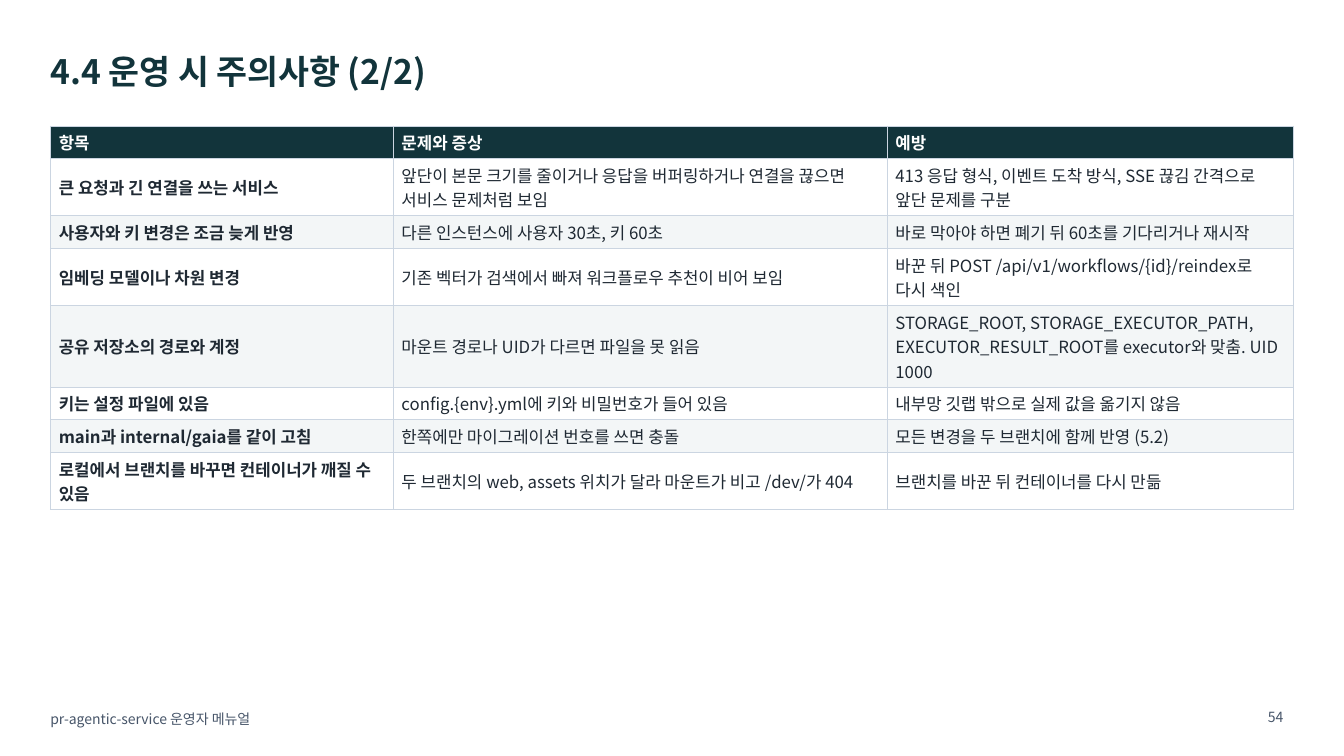
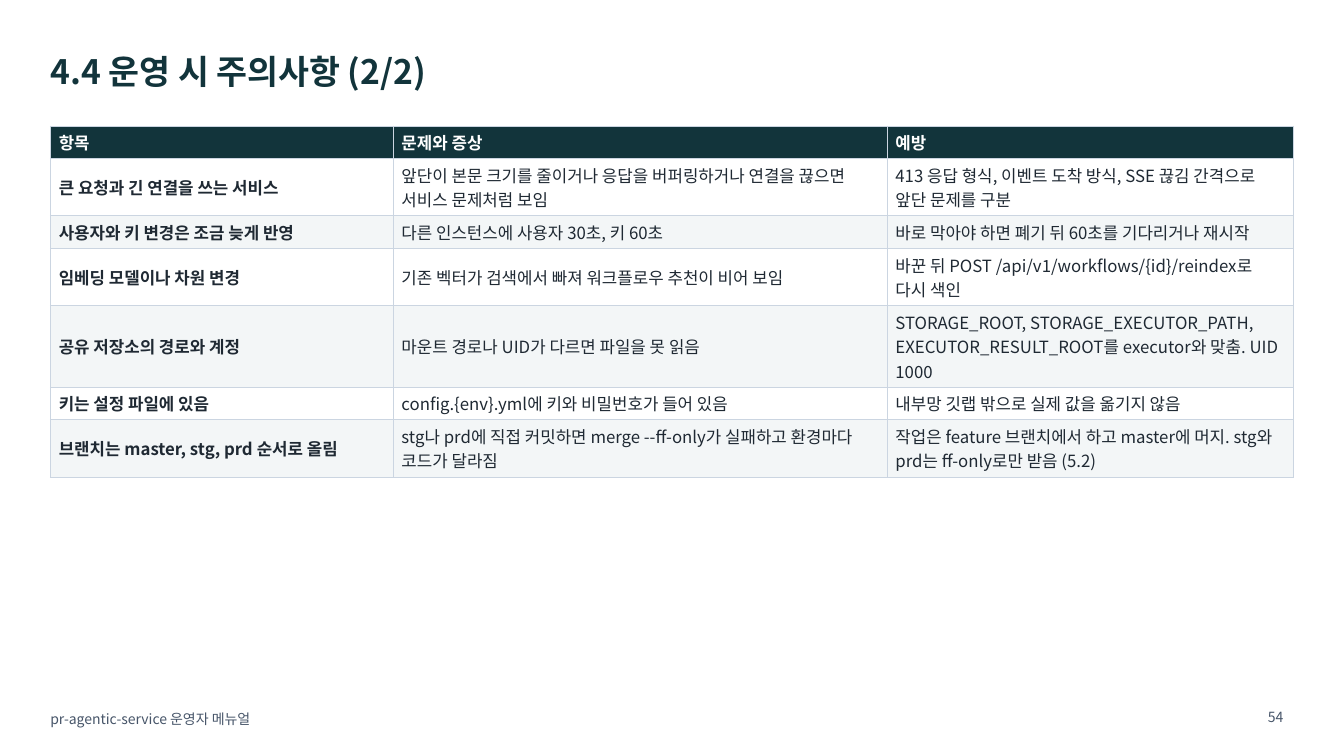
Before and after one commit to KimHwaJin/pr-agentic-service, a slide deck: slide 54 of docs/deliverables/08-operator-manual.pptx. Drawn at 1344x756 pixels with LibreOffice and Linux fonts; fonts in the diff are those of the drawing. Boxes give left, top, right and bottom in pixels: in the first picture for what was removed or moved away, otherwise in the second. Text is boxed around its words. In the diff, an @@ line names an element or a change of style, - is before the commit and + after.

```diff
--- a/docs/deliverables/08-operator-manual.pptx
+++ b/docs/deliverables/08-operator-manual.pptx
@@ table at [50,126,1294,475] @@
-row 7: main과 internal/gaia를 같이 고침 | 한쪽에만 마이그레이션 번호를 쓰면 충돌 | 모든 변경을 두 브랜치에 함께 반영 (5.2)
-row 8: 로컬에서 브랜치를 바꾸면 컨테이너가 깨질 수 있음 | 두 브랜치의 web, assets 위치가 달라 마운트가 비고 /dev/가 404 | 브랜치를 바꾼 뒤 컨테이너를 다시 만듦
+row 7: 브랜치는 master, stg, prd 순서로 올림 | stg나 prd에 직접 커밋하면 merge --ff-only가 실패하고 환경마다 코드가 달라짐 | 작업은 feature 브랜치에서 하고 master에 머지. stg와 prd는 ff-only로만 받음 (5.2)
```
Also in this commit, not shown: 7 other slides changed, 1 slide added, 12 other files.
